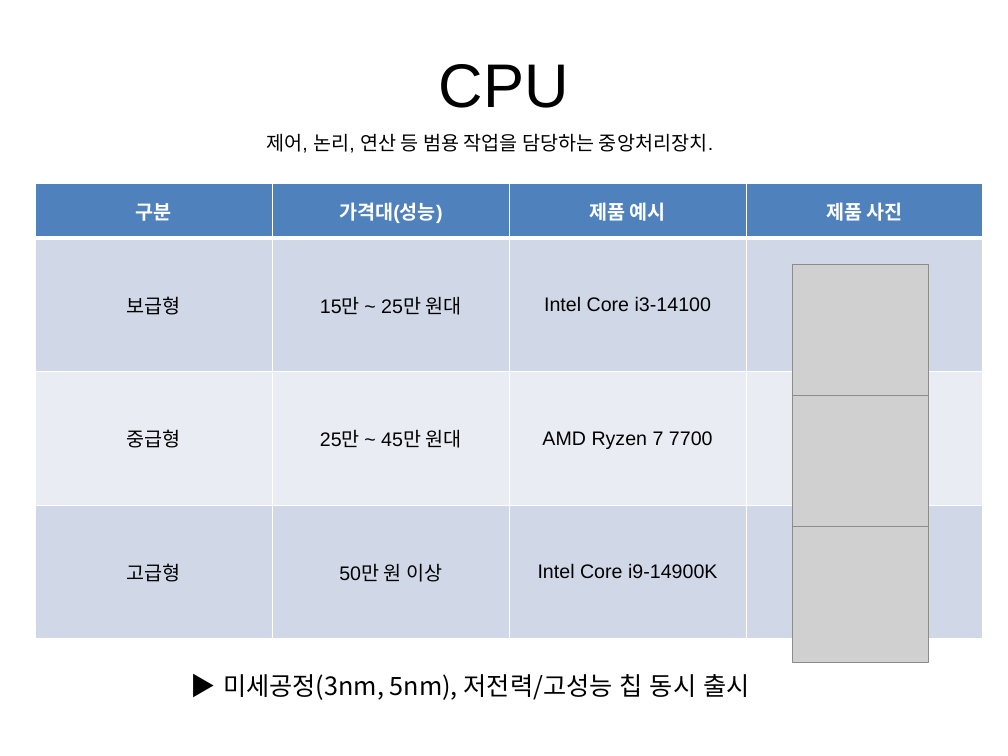
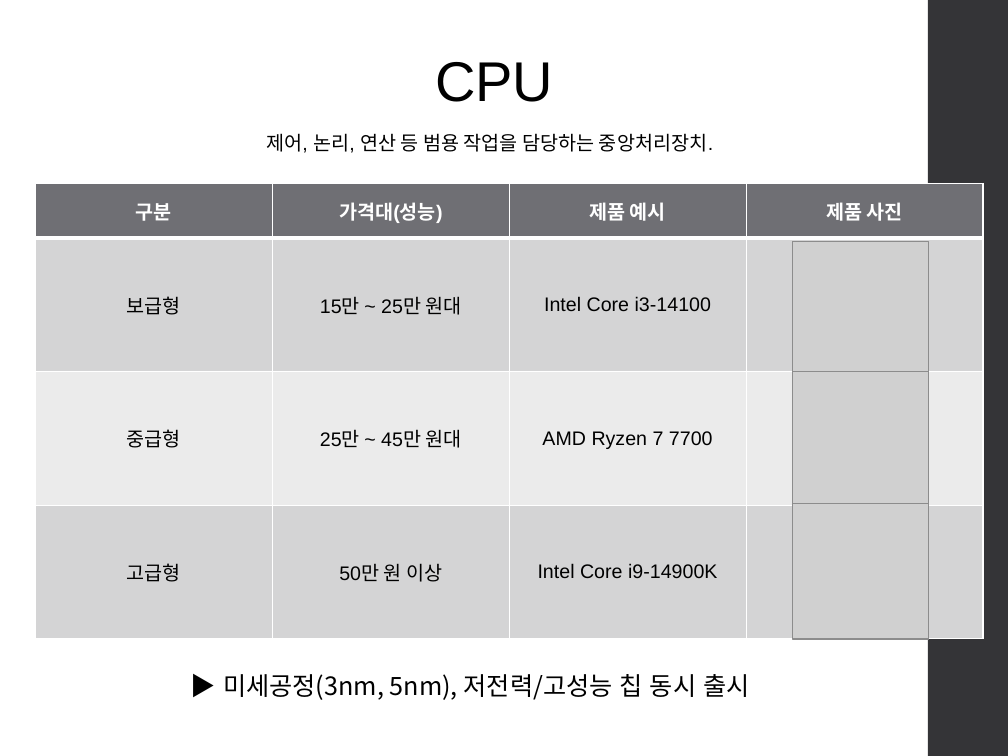
Before and after one commit to miju1234/assembly, a slide deck: slide 3 of 0918/제품가격조사.pptx. Drawn at 1008x756 pixels with LibreOffice and Linux fonts; fonts in the diff are those of the drawing; grey boxes stand for pictures. Boxes give left, top, right and bottom in pixels: in the first picture for what was removed or moved away, otherwise in the second. Text is boxed around its words. In the diff, an @@ line names an element or a change of style, - is before the commit and + after.

```diff
--- a/0918/제품가격조사.pptx
+++ b/0918/제품가격조사.pptx
@@ title "CPU" at [436,62,553,102]: size 44 to 40 pt, letter spacing 0 to -0.5 pt; alignment centre to left; line spacing 1 to 0.9; vertical alignment middle to bottom @@
@@ rectangle added at [928,0,1008,756], fill #353537 @@
@@ table at [35,183,983,639] @@
@@ fill #4F81BD to #6F6F74 in row 1 @@
@@ fill #D0D8E8 to #D5D5D6 in 8 cells @@
@@ fill #E9EDF4 to #EBEBEB in row 3 @@
@@ 3 pictures: place and size @@
-3 pictures at [793,265,928,662]
+3 pictures at [793,241,928,639]
```
Also in this commit, not shown: 4 other slides changed, 2 slides added, 1 slide removed.
